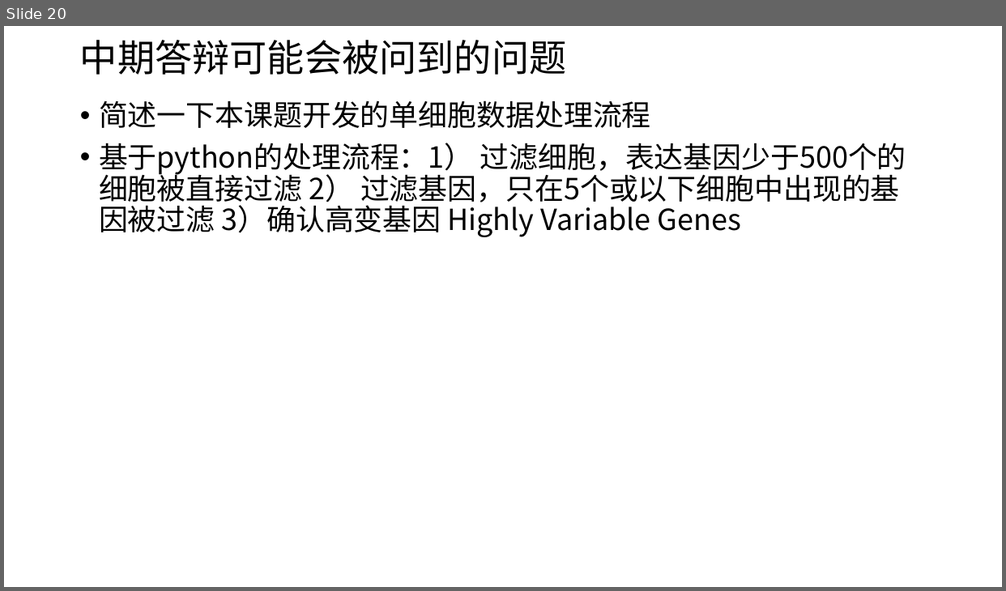
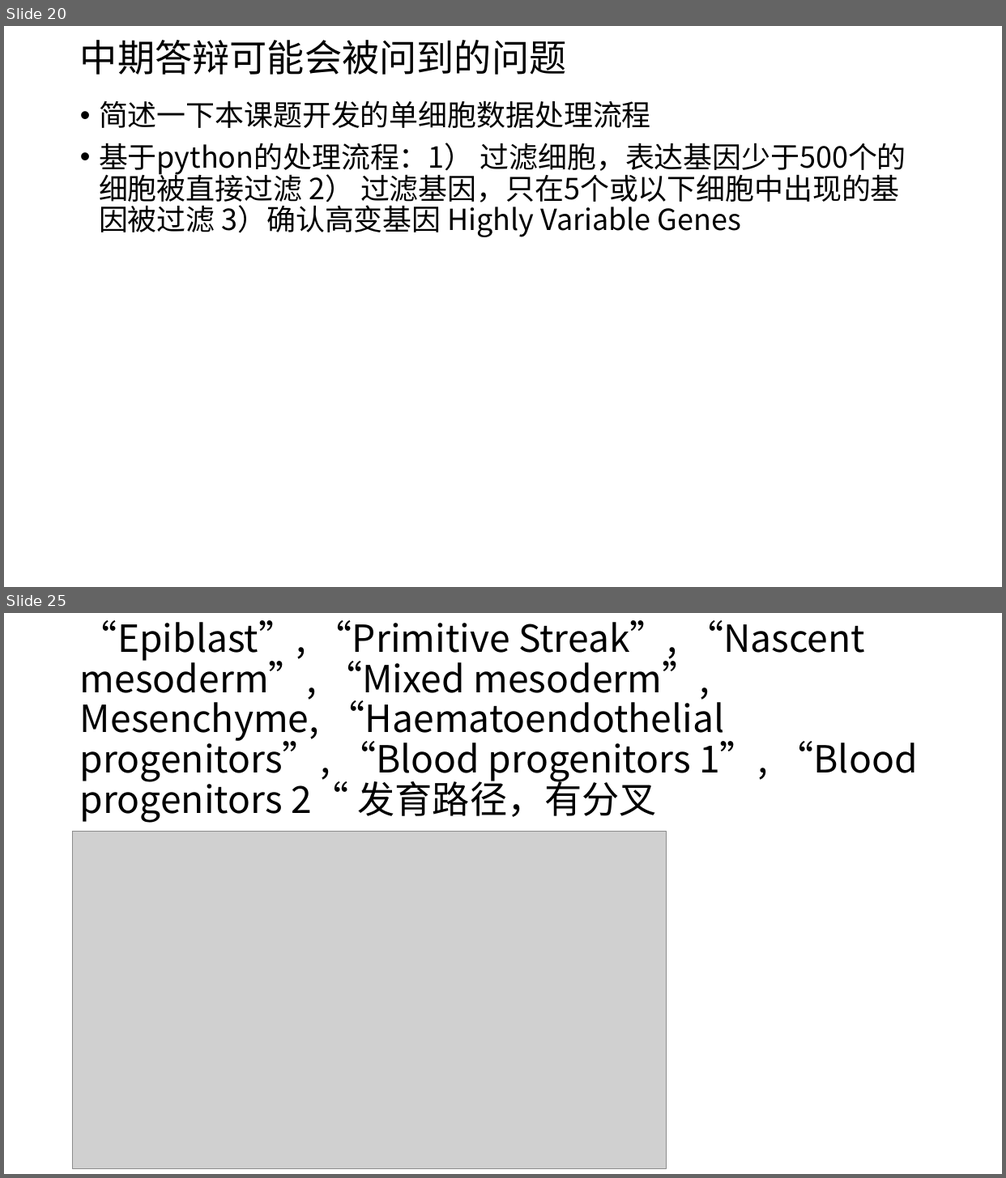
Before and after one commit to herminyliu/sc-fyp, a slide deck: 2025.4.3汇报.pptx. Shown one above the other, each under a label of ours: slide 20 before the commit, slides 20 and 25 after it; the slides between them are not shown. The pictures are 1006x591 and 1006x1178 pixels, drawn with LibreOffice and Linux fonts; fonts in the diff are those of the drawing; grey boxes stand for pictures. Boxes give left, top, right and bottom in pixels: in the first picture for what was removed or moved away, otherwise in the second. Text is boxed around its words. In the diff, an @@ line names an element or a change of style, - is before the commit and + after.

```diff
--- a/2025.4.3汇报.pptx
+++ b/2025.4.3汇报.pptx
@@ slide 25 added at bbox=[4, 613, 1002, 1174], background #FFFFFF @@
@@ title added at bbox=[80, 620, 917, 823], 36 pt, text #000000 @@
+“Epiblast”, “Primitive Streak”, “Nascent mesoderm”, “Mixed mesoderm”, Mesenchyme, “Haematoendothelial progenitors”, “Blood progenitors 1”, “Blood progenitors 2“ 发育路径，有分叉
@@ picture added at bbox=[73, 831, 667, 1169] @@
```
Also in this commit, not shown: 1 slide changed, 9 other slides added, 34 other files.
